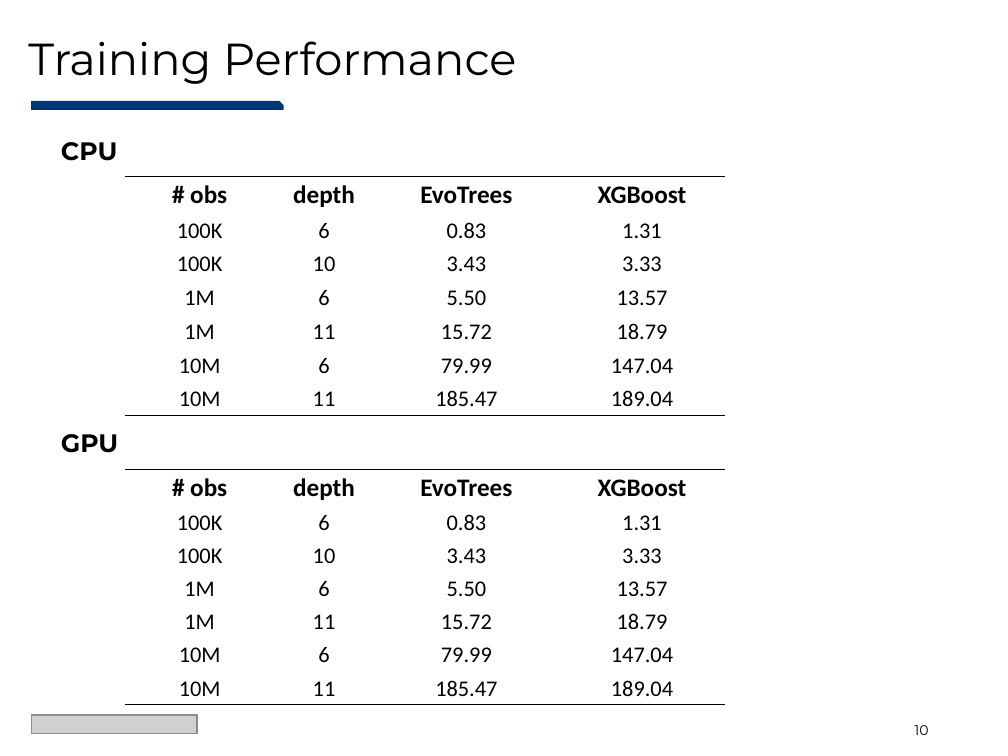
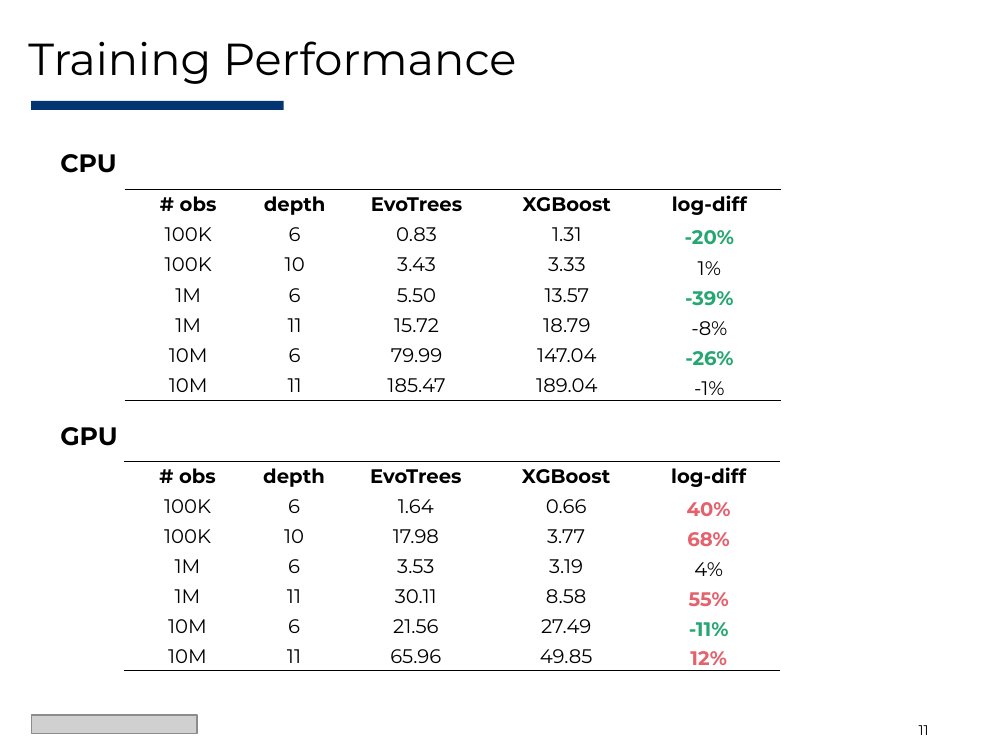
Before and after one commit to Evovest/EvoTrees.jl, a slide deck: slide 11 of docs/juliacon/EvoTrees-JuliaCon2025.pptx (slide 10 before the commit). Drawn at 1008x756 pixels with LibreOffice and Linux fonts; fonts in the diff are those of the drawing; grey boxes stand for pictures. Boxes give left, top, right and bottom in pixels: in the first picture for what was removed or moved away, otherwise in the second. Text is boxed around its words. In the diff, an @@ line names an element or a change of style, - is before the commit and + after.

```diff
--- a/docs/juliacon/EvoTrees-JuliaCon2025.pptx
+++ b/docs/juliacon/EvoTrees-JuliaCon2025.pptx
@@ rectangle at [31, 101, 284, 110]: snip rect to rectangle @@
@@ text "CPU": place and size @@
-text "CPU" at [61, 142, 117, 161]
+text "CPU" at [60, 154, 116, 173]
@@ table at [125, 190, 780, 607] @@
+column 5: log-diff | -20% | 1% | -39% | -8% | -26% | -1%
@@ table: place and size @@
-table at [125, 176, 725, 412]
+table at [125, 190, 780, 607]
@@ text "GPU": place and size @@
-text "GPU" at [61, 434, 118, 453]
+text "GPU" at [60, 427, 117, 446]
@@ table at [124, 462, 779, 675] @@
-column 3: EvoTrees | 0.83 | 3.43 | 5.50 | 15.72 | 79.99 | 185.47
-column 4: XGBoost | 1.31 | 3.33 | 13.57 | 18.79 | 147.04 | 189.04
+column 3: EvoTrees | 1.64 | 17.98 | 3.53 | 30.11 | 21.56 | 65.96
+column 4: XGBoost | 0.66 | 3.77 | 3.19 | 8.58 | 27.49 | 49.85
+column 5: log-diff | 40% | 68% | 4% | 55% | -11% | 12%
@@ table: place and size @@
-table at [125, 470, 725, 706]
+table at [124, 462, 779, 675]
@@ page number at [919, 725, 929, 735]: text changed @@
-10
+11
```
Also in this commit, not shown: 7 other slides changed, 3 slides added, 3 slides removed, 12 other files.
